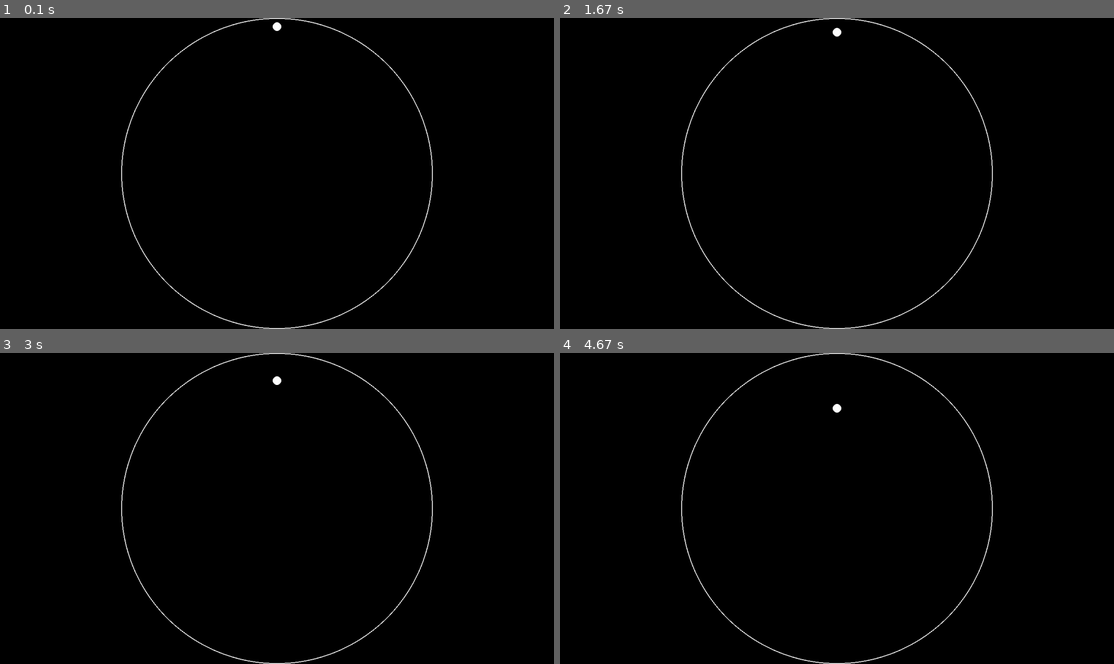
Above: before the commit, frames 1-4 (two rows, left to right).
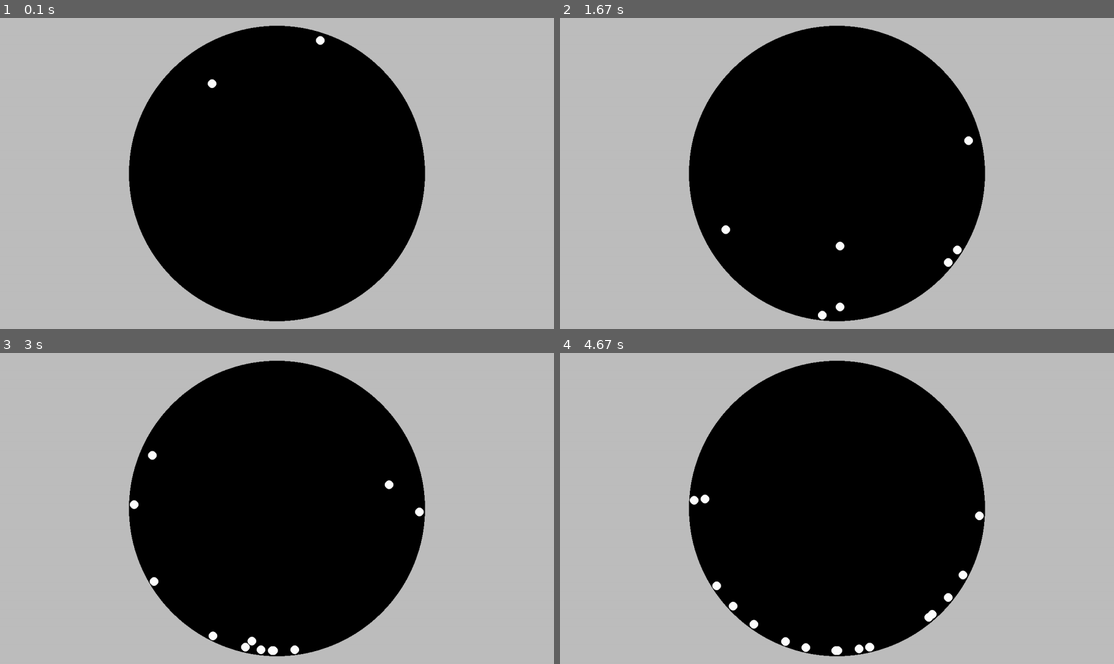
Above: after the commit, the same moments.

Repository: AidanMalana/pygame-physics-sim
Game: pygame game, started from main.py
Same seed, same stepped clock (60 frames per second), same inputs: the game is played once before the commit and once after it.
Inputs (mouse positions are in pixels of both pictures, inside the frame that each line leads up to):
- Up to frame 1 (0.1 s): no input
- Up to frame 2 (1.67 s): tap Space at 0.33, 0.73, 1.03, 1.23, 1.57 s; move the mouse to (837, 195) at 0.7 s; move the mouse to (665, 245) at 1.2 s; move the mouse to (692, 58) at 1.53 s
- Up to frame 3 (3 s): tap Space at 1.87, 2.07, 2.37, 2.63, 2.97 s; move the mouse to (249, 589) at 2.03 s; move the mouse to (487, 626) at 2.6 s; move the mouse to (387, 483) at 2.93 s
- Up to frame 4 (4.67 s): tap Space at 3.27, 3.4, 3.8, 4.1, 4.47 s; move the mouse to (1008, 502) at 3.37 s; move the mouse to (665, 468) at 3.77 s; move the mouse to (958, 430) at 4.43 s

The runs differ from the first frame. In frame 1, 60% of the frame differs, in the area x 0-100%, y 0-100%; in frame 2, 60%; in frame 3, 61%; in frame 4, 61%.

Commit message:
refactor into solver and verlet object. so close to working collision. also previous commit forgot to account for radius in constraints

Diff:
--- a/main.py
+++ b/main.py
@@ -12,12 +12,12 @@
 dt = 0
 clock = pygame.time.Clock()
 
-GRAVITY = Vector2(0, 10)
+GRAVITY = Vector2(0, 600)
 
-container = {"position": Vector2(screen.width / 2, screen.height / 2), "radius": 360}
+container = {"position": Vector2(screen.width / 2, screen.height / 2), "radius": 340}
 
-class Ball:
-    def __init__(self, p_current: Vector2, vel: Vector2, mass, radius):
+class VerletObject:
+    def __init__(self, p_current: Vector2, vel: Vector2, mass, radius, color):
         self.p_current = p_current
         self.accel = Vector2()
         self.accel.xy = 0, 0
@@ -25,39 +25,69 @@
         self.mass = mass
         self.radius = radius
         self.p_old = p_current - vel
+        self.color = color
 
     def apply_force(self, sum_of_forces: Vector2):
         self.a = sum_of_forces/self.mass
 
     def update_position(self, dt):
+        self.vel = self.p_current - self.p_old
         tmp = self.p_current
-        self.p_current = self.p_current * 2 - self.p_old + self.a * (dt ** 2)
+        self.p_current = self.p_current + self.vel + self.a * (dt ** 2)
         self.p_old = tmp
-        if ball.p_current.distance_to(container["position"]) > container["radius"]:
-            delta = Vector2((ball.p_current - container["position"])[0], (ball.p_current - container["position"])[1])
-            delta.scale_to_length(container["radius"])
-            ball.p_current = delta + container["position"]
-            ball.p_old = ball.p_current + ball.vel
-        self.vel = self.p_current - self.p_old
 
-balls: List[Ball] = []
-balls.append(Ball(Vector2(screen.width/2, 20), Vector2(0, 0), 1, 10))
+class Solver:
+    def __init__(self):
+        self.objects: List[VerletObject] = []
+
+    def add_object(self, object):
+        self.objects.append(object)
+
+    def check_collisions(self):
+        n = len(self.objects)
+        for i in range(n):
+            for j in range(i+1, n):
+                min_dist = self.objects[i].radius + self.objects[j].radius
+                diff_v = Vector2(self.objects[i].p_current - self.objects[j].p_current)
+                dist = diff_v.length()
+                if dist < min_dist:
+                    self.objects[0].p_current -= 0.5 * diff_v.normalize() * (dist- min_dist)
+                    self.objects[1].p_current += 0.5 * diff_v.normalize() * (dist - min_dist)
+
+    def apply_constraints(self):
+        for object in self.objects:
+            if object.p_current.distance_to(container["position"]) > container["radius"] - object.radius:
+                delta = Vector2((object.p_current - container["position"])[0], (object.p_current - container["position"])[1])
+                delta.scale_to_length(container["radius"] - object.radius)
+                object.p_current = delta + container["position"]
+
+    def update(self, dt):
+        for i in range (8):
+            for object in self.objects:
+                object.apply_force(GRAVITY)
+                object.update_position(dt/8)
+                self.check_collisions()
+                self.apply_constraints()
+
+solver = Solver()
+solver.add_object(VerletObject(Vector2(screen.width/2 + 100, 50), Vector2(0, 0), 1, 10, "white"))
+solver.add_object(VerletObject(Vector2(screen.width/2 - 150, 150), Vector2(0, 0), 1, 10, "white"))
 
 while running:
     for event in pygame.event.get():
         if event.type == pygame.QUIT:
             running = False
 
-    for ball in balls:
-        ball.apply_force(GRAVITY)
-        ball.update_position(dt)
+    if pygame.key.get_just_pressed()[pygame.K_SPACE]:
+        solver.add_object(VerletObject(Vector2(pygame.mouse.get_pos()[0], pygame.mouse.get_pos()[1]), Vector2(0, 0), 1, 10, "white"))
 
-    screen.fill("black")
+    solver.update(dt)
 
-    pygame.draw.circle(screen, "white", container["position"], container["radius"], 2)
-    for ball in balls:
-        pygame.draw.circle(screen, "white", ball.p_current, ball.radius)
+    pygame.draw.circle(screen, "black", container["position"], container["radius"] + 2)
+    for object in solver.objects:
+        pygame.draw.circle(screen, object.color, object.p_current, object.radius)
 
     pygame.display.flip()
+    screen.fill("gray")
     dt = clock.tick(60) / 1000
 pygame.quit()
